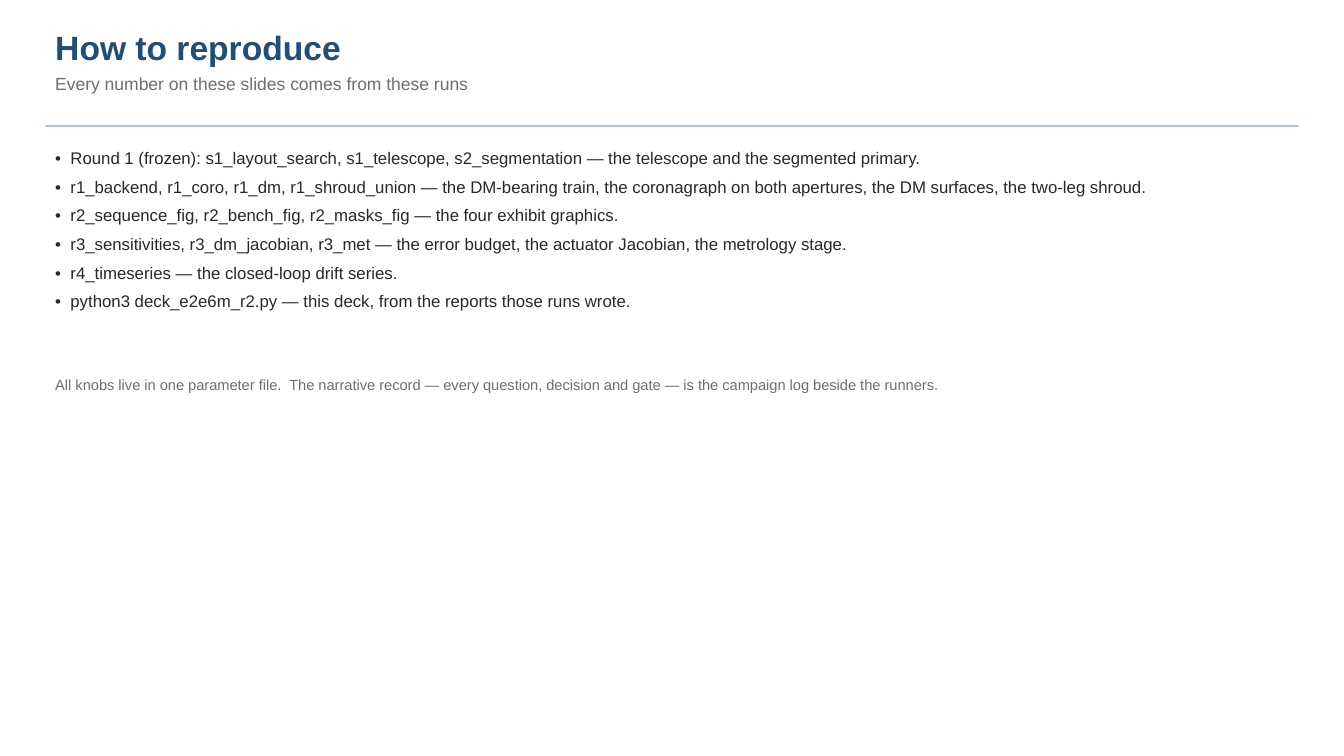
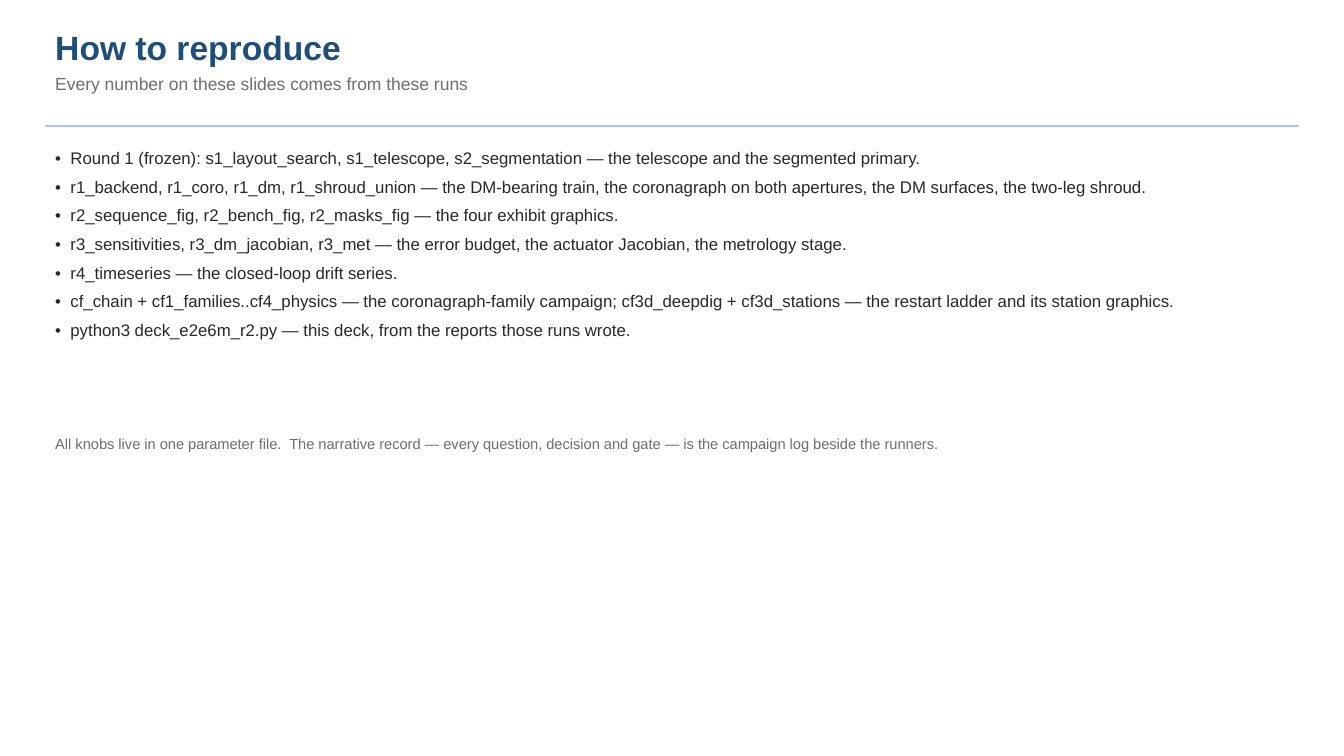
Before and after one commit to nasa-jpl/MACOS_resources, a slide deck: slide 29 of mmacos/templates/80_end_to_end/e2e6m_r2/deck_e2e6m_r2.pptx (slide 27 before the commit). Drawn at 1344x756 pixels with LibreOffice and Linux fonts; fonts in the diff are those of the drawing. Boxes give left, top, right and bottom in pixels: in the first picture for what was removed or moved away, otherwise in the second. Text is boxed around its words. In the diff, an @@ line names an element or a change of style, - is before the commit and + after.

```diff
--- a/mmacos/templates/80_end_to_end/e2e6m_r2/deck_e2e6m_r2.pptx
+++ b/mmacos/templates/80_end_to_end/e2e6m_r2/deck_e2e6m_r2.pptx
@@ text at box(70, 295, 1174, 311): paragraph added @@
+• cf_chain + cf1_families..cf4_physics — the coronagraph-family campaign; cf3d_deepdig + cf3d_stations — the restart ladder and its station graphics.
@@ text "All knobs live in one ...": place and size @@
-text "All knobs live in one ..." at box(55, 379, 939, 393)
+text "All knobs live in one ..." at box(55, 438, 939, 452)
```
Also in this commit, not shown: 2 slides added, 9 other files.
